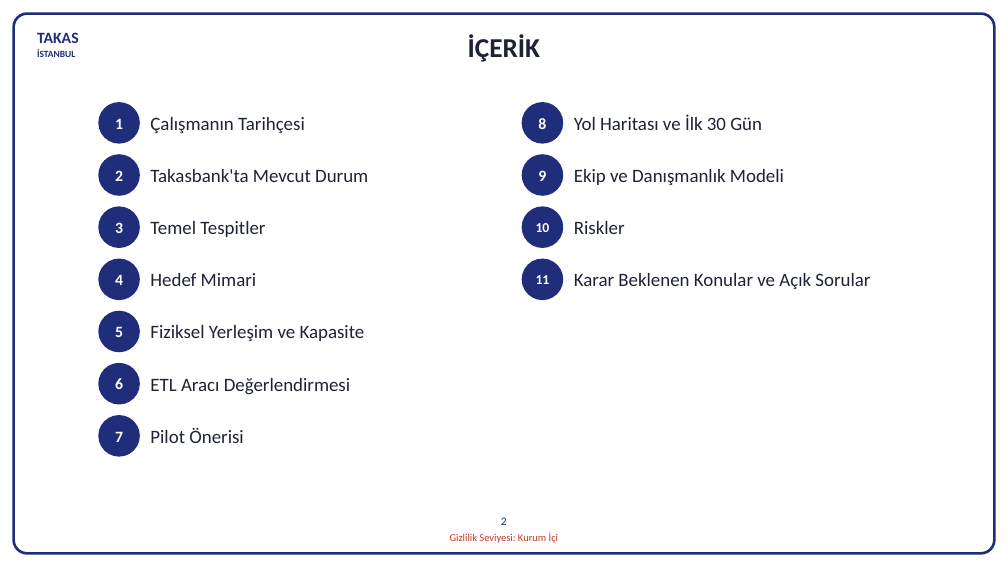
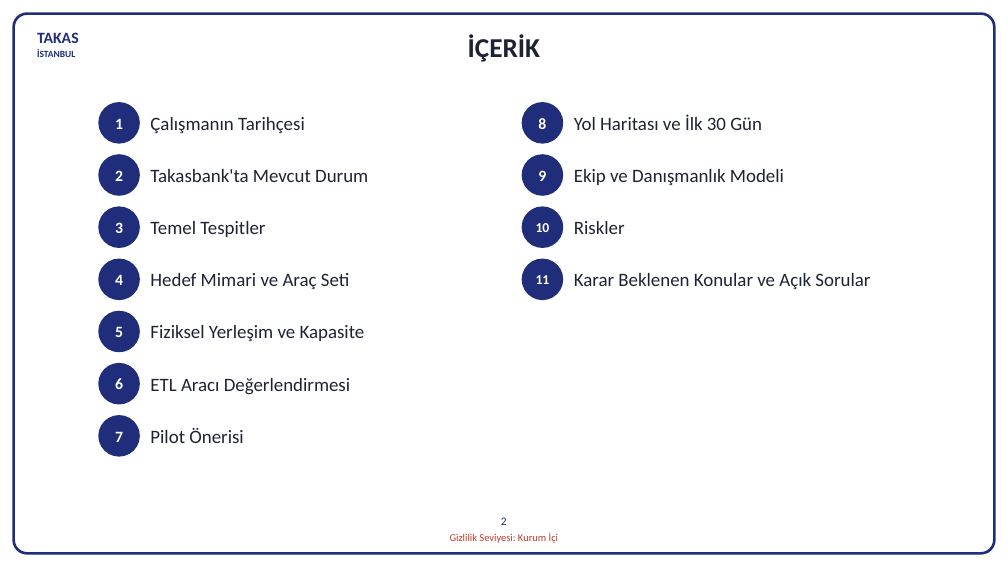
Before and after one commit to hanifidemirel0/Cursor-Projects, a slide deck: slide 2 of outputs/dwh-sunum-kasim-2026/5 - DWHSunum_Kasim2026.pptx. Drawn at 1008x567 pixels with LibreOffice and Linux fonts; fonts in the diff are those of the drawing. Boxes give left, top, right and bottom in pixels: in the first picture for what was removed or moved away, otherwise in the second. Text is boxed around its words. In the diff, an @@ line names an element or a change of style, - is before the commit and + after.

```diff
--- a/outputs/dwh-sunum-kasim-2026/5 - DWHSunum_Kasim2026.pptx
+++ b/outputs/dwh-sunum-kasim-2026/5 - DWHSunum_Kasim2026.pptx
@@ text at bbox=[150, 273, 350, 289]: text changed @@
-Hedef Mimari
+Hedef Mimari ve Araç Seti
```
Also in this commit, not shown: 14 other slides changed, 1 slide added, 4 other files.
